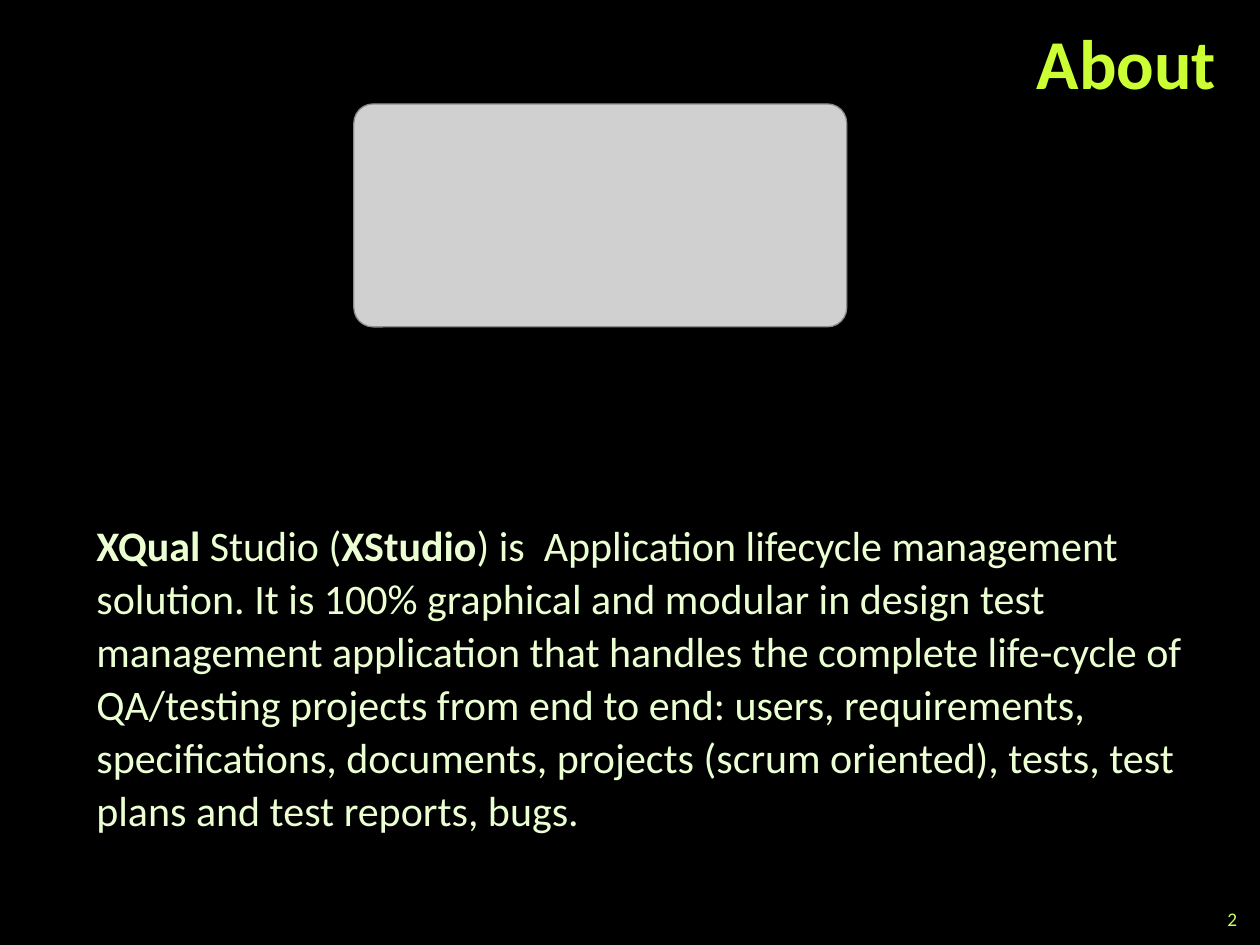
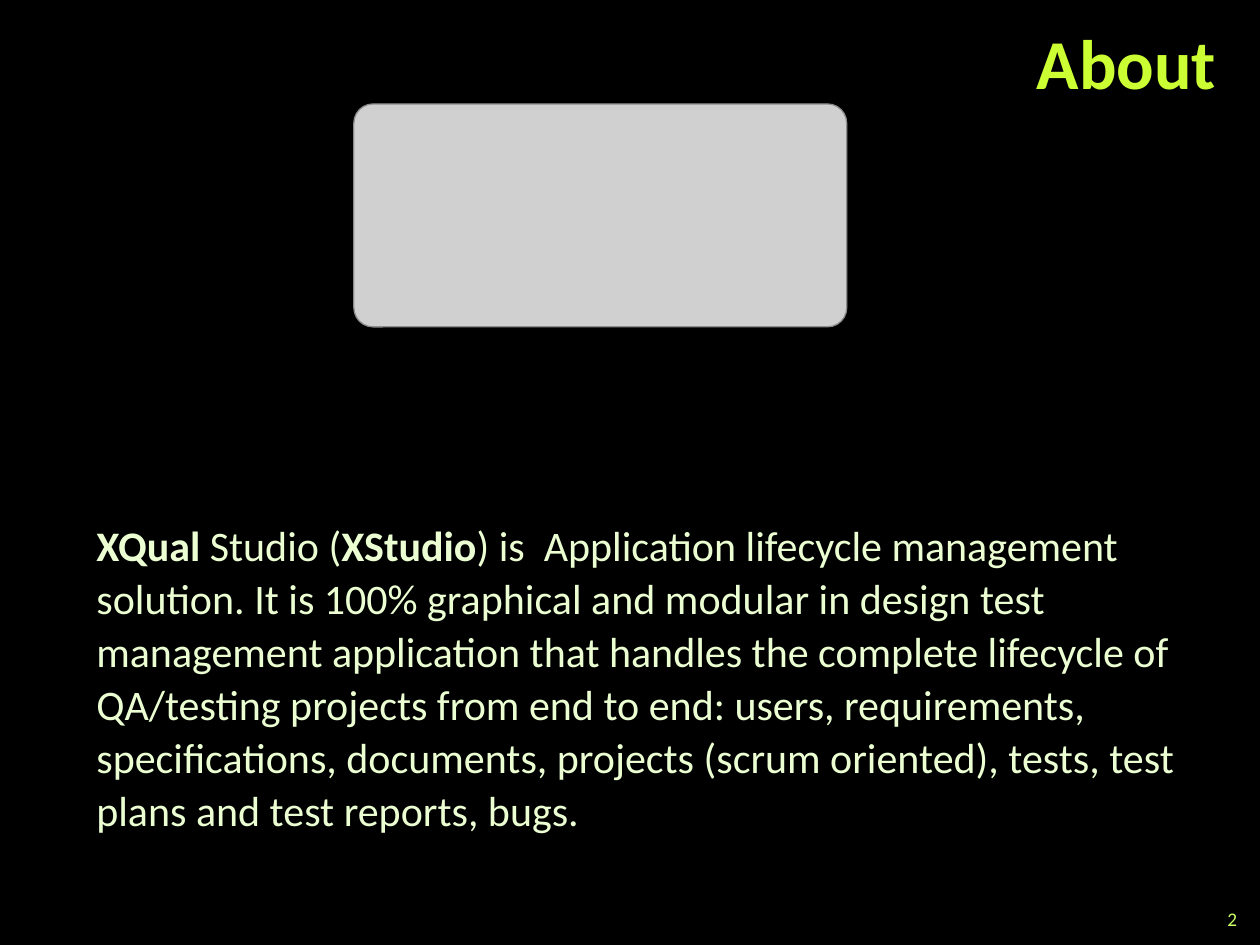
Before and after one commit to eandmir/TeamStarofSierraLeone, a slide deck: slide 2 of XStudio Test management tool.pptx. Drawn at 1260x945 pixels with LibreOffice and Linux fonts; fonts in the diff are those of the drawing; grey boxes stand for pictures; background and template pictures are left out. Boxes give left, top, right and bottom in pixels: in the first picture for what was removed or moved away, otherwise in the second. Text is boxed around its words. In the diff, an @@ line names an element or a change of style, - is before the commit and + after.

Commit message:
XStudio presentation modifications

```diff
--- a/XStudio Test management tool.pptx
+++ b/XStudio Test management tool.pptx
@@ text at <box>96,530,1174,834</box>: text changed @@
-XQual Studio (XStudio) is Application lifecycle management solution. It is 100% graphical and modular in design test management application that handles the complete life-cycle of QA/testing projects from end to end: users, requirements, specifications, documents, projects (scrum oriented), tests, test plans and test reports, bugs.
+XQual Studio (XStudio) is Application lifecycle management solution. It is 100% graphical and modular in design test management application that handles the complete lifecycle of QA/testing projects from end to end: users, requirements, specifications, documents, projects (scrum oriented), tests, test plans and test reports, bugs.
```
Also in this commit, not shown: 1 other slide changed.
